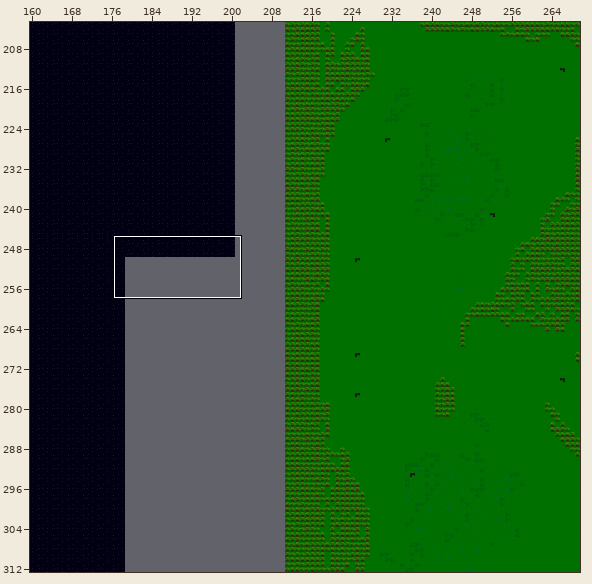
A Tiled map gets an edit: assets/map.tmx. Above: a wide view before the commit, with the close-up outlined.
Close-up. Old version:
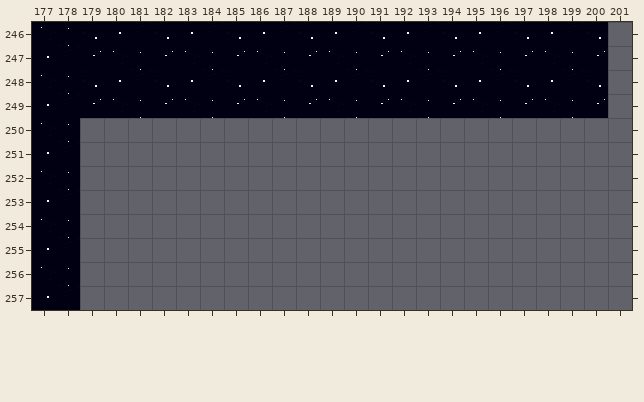
Cells are 16x16 px. Shown: x 177..201, y 246..257. The commit also changed other parts of the map, which this record leaves out.
Once edited:
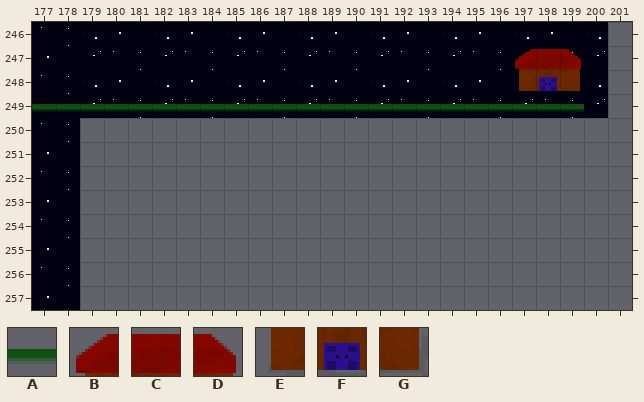
Key: from "Tileset": A 119, B 120, C 121, D 122, E 160, F 161, G 162.
_ is an empty cell.
The exact change:
{"where": "layer \"foreground\""}
{"y":247,"x":197,"old":"___","new":"BCD"}
{"y":248,"x":197,"old":"___","new":"EFG"}
{"y":249,"x":177,"old":"_______________________","new":"AAAAAAAAAAAAAAAAAAAAAAA"}
{"label":"added","picture_box":[32,49,584,112]}
